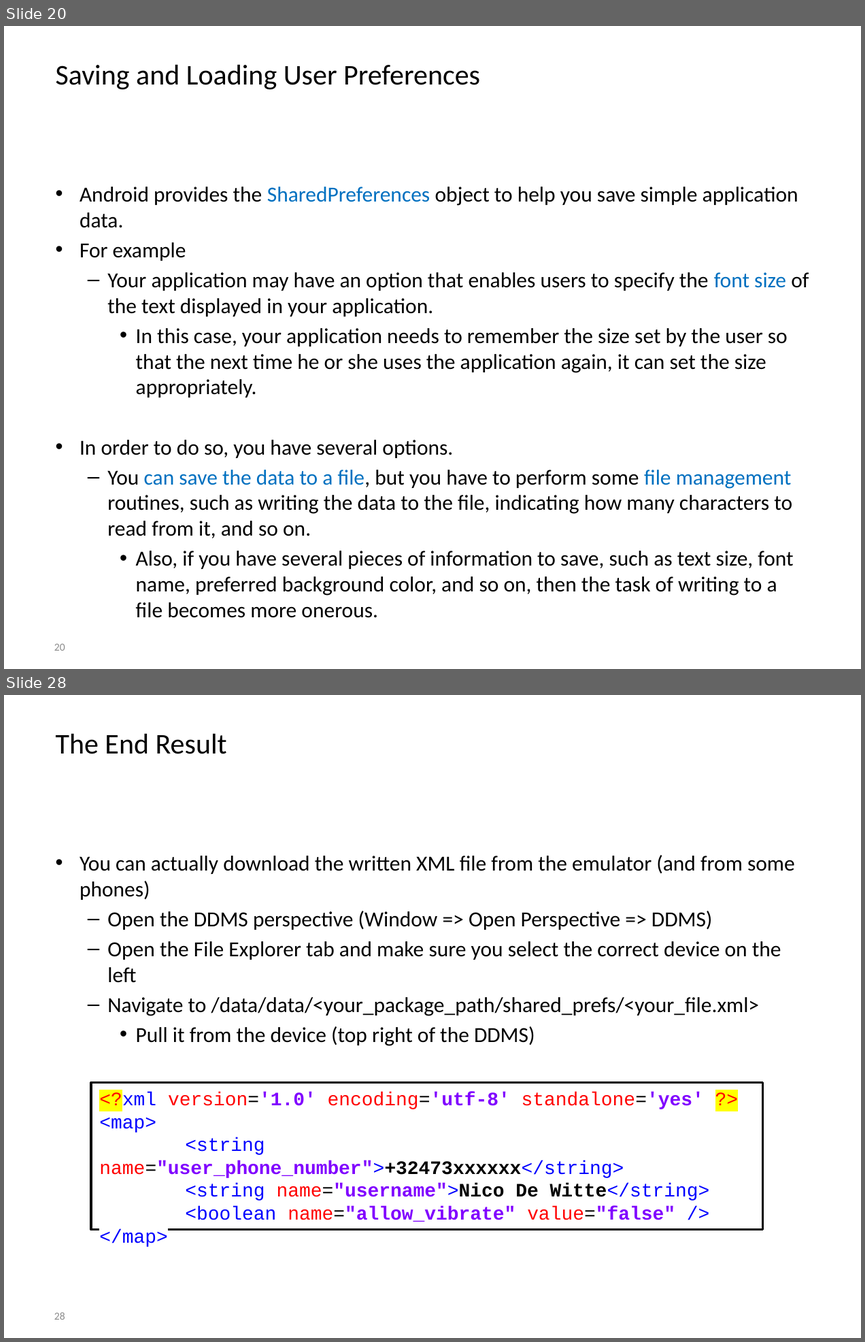
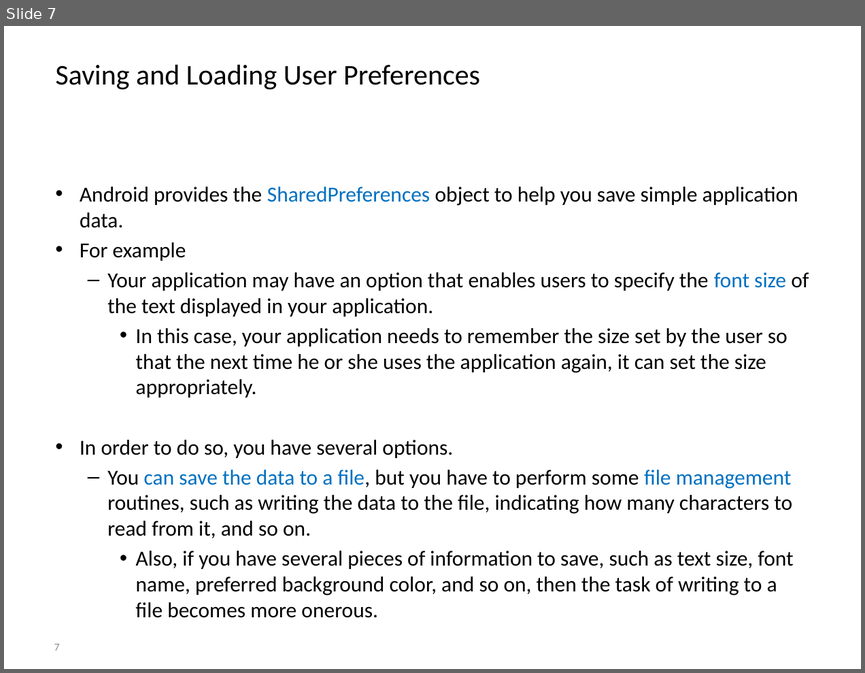
Before and after one commit to BioBoost/android_development_course, a slide deck: slides/chapter6_data_persistence.pptx. Shown one above the other, each under a label of ours: slides 20 and 28 before the commit, slide 7 after it; the slides between them are not shown. The pictures are 865x1342 and 865x673 pixels, drawn with LibreOffice and Linux fonts; fonts in the diff are those of the drawing; background and template pictures are left out. Boxes give left, top, right and bottom in pixels: in the first picture for what was removed or moved away, otherwise in the second. Text is boxed around its words. In the diff, an @@ line names an element or a change of style, - is before the commit and + after.

```diff
--- a/slides/chapter6_data_persistence.pptx
+++ b/slides/chapter6_data_persistence.pptx
@@ slide 28 removed at [4,695,861,1338], background picture (left out) @@
@@ title removed at [56,733,227,754] @@
-The End Result
@@ text removed at [79,855,795,1046] @@
-• You can actually download the written XML file from the emulator (and from some phones)
-  – Open the DDMS perspective (Window => Open Perspective => DDMS)
-  – Open the File Explorer tab and make sure you select the correct device on the left
-  – Navigate to /data/data/<your_package_path/shared_prefs/<your_file.xml>
-    • Pull it from the device (top right of the DDMS)
@@ rectangle removed at [92,1083,763,1229] @@
-<?xml version='1.0' encoding='utf-8' standalone='yes' ?>
-<map>
-<string name="user_phone_number">+32473xxxxxx</string>
-<string name="username">Nico De Witte</string>
-<boolean name="allow_vibrate" value="false" />
-</map>
@@ page number removed at [54,1312,65,1319] @@
-28
@@ what was slide 20 is now slide 7 @@
@@ page number at [54,643,60,650]: text changed @@
-20
+7
```
Also in this commit, not shown: 3 slides changed, 9 slides added, 19 other slides removed, 42 other files.
